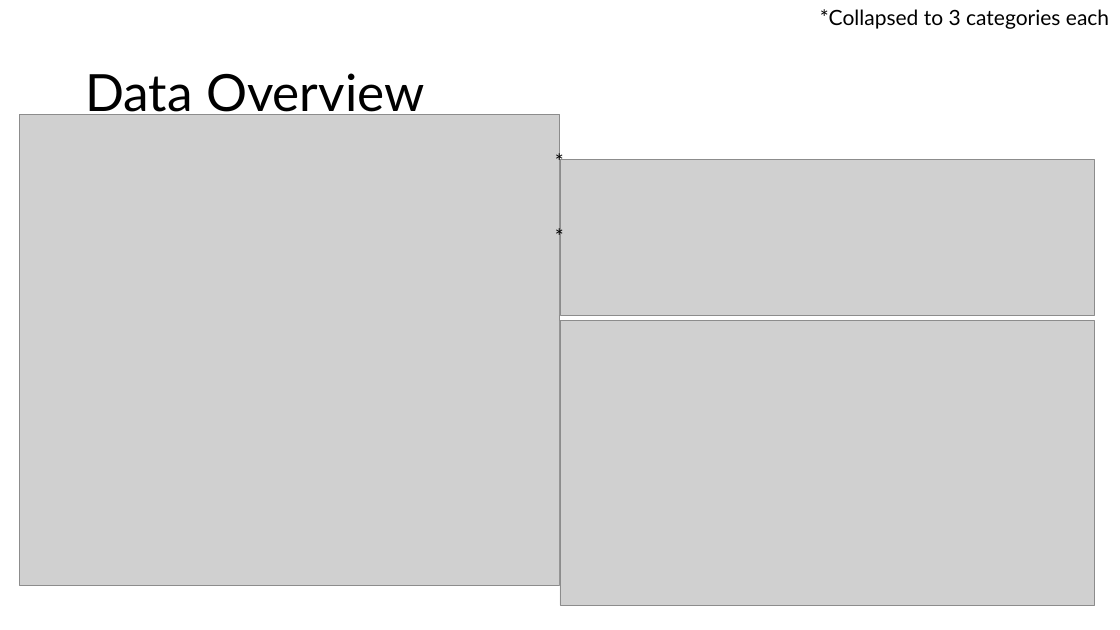
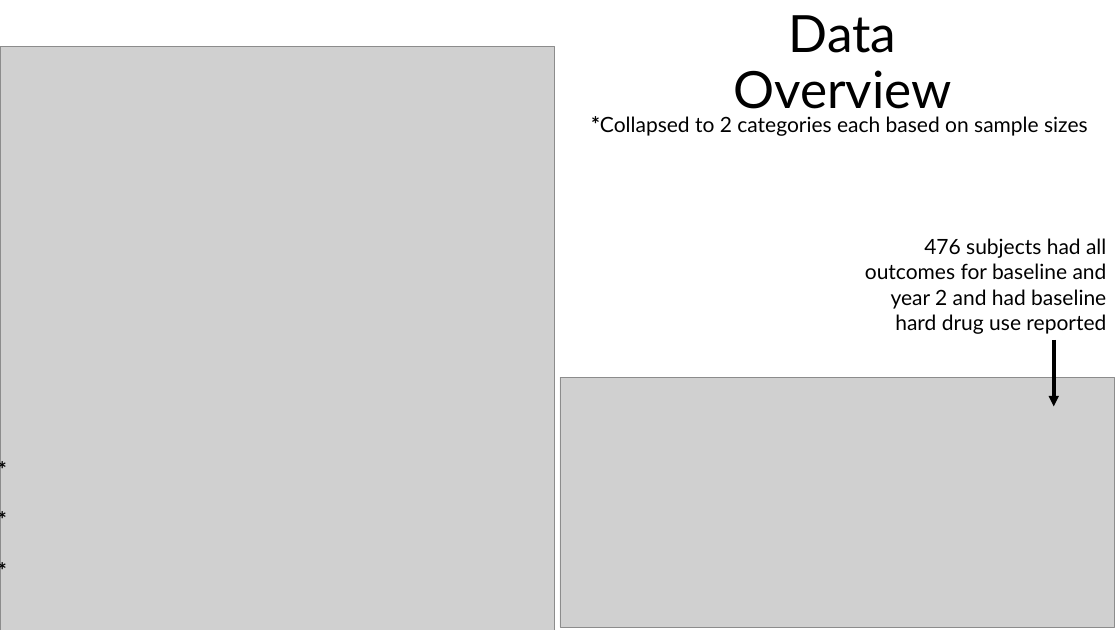
Before and after one commit to eweible/BIOS6624, a slide deck: slide 3 of P1/Dissemination/Interim Presentation.pptx. Drawn at 1120x630 pixels with LibreOffice and Linux fonts; fonts in the diff are those of the drawing; grey boxes stand for pictures. Boxes give left, top, right and bottom in pixels: in the first picture for what was removed or moved away, otherwise in the second. Text is boxed around its words. In the diff, an @@ line names an element or a change of style, - is before the commit and + after.

```diff
--- a/P1/Dissemination/Interim Presentation.pptx
+++ b/P1/Dissemination/Interim Presentation.pptx
@@ title "Data Overview": place and size @@
-title "Data Overview" at box(85, 73, 425, 120)
+title "Data Overview" at box(733, 15, 952, 118)
@@ title "Data Overview" at box(733, 15, 952, 118): alignment left to centre @@
@@ picture: place and size @@
-picture at box(20, 114, 560, 586)
+picture at box(0, 46, 555, 630)
@@ text at box(591, 116, 1088, 136): text changed @@
-*Collapsed to 3 categories each
+*Collapsed to 2 categories each based on sample sizes
@@ picture removed at box(560, 160, 1095, 315) @@
@@ text added at box(865, 238, 1107, 334), 18 pt, text #000000 @@
+476 subjects had all outcomes for baseline and year 2 and had baseline hard drug use reported
@@ arrow added from (1054, 340) to (1054, 407), #000000 3 pt @@
@@ picture: place and size @@
-picture at box(560, 321, 1095, 606)
+picture at box(560, 377, 1115, 627)
@@ text at box(0, 452, 18, 588): text changed; bold on @@
-*
+*
+*
@@ text "*": place and size @@
-text "*" at box(547, 144, 574, 254)
+text "*" at box(0, 452, 18, 588)
@@ text "*" at box(0, 452, 18, 588): bold on in "*" @@
```
Also in this commit, not shown: 1 other slide changed, 2 other files.
